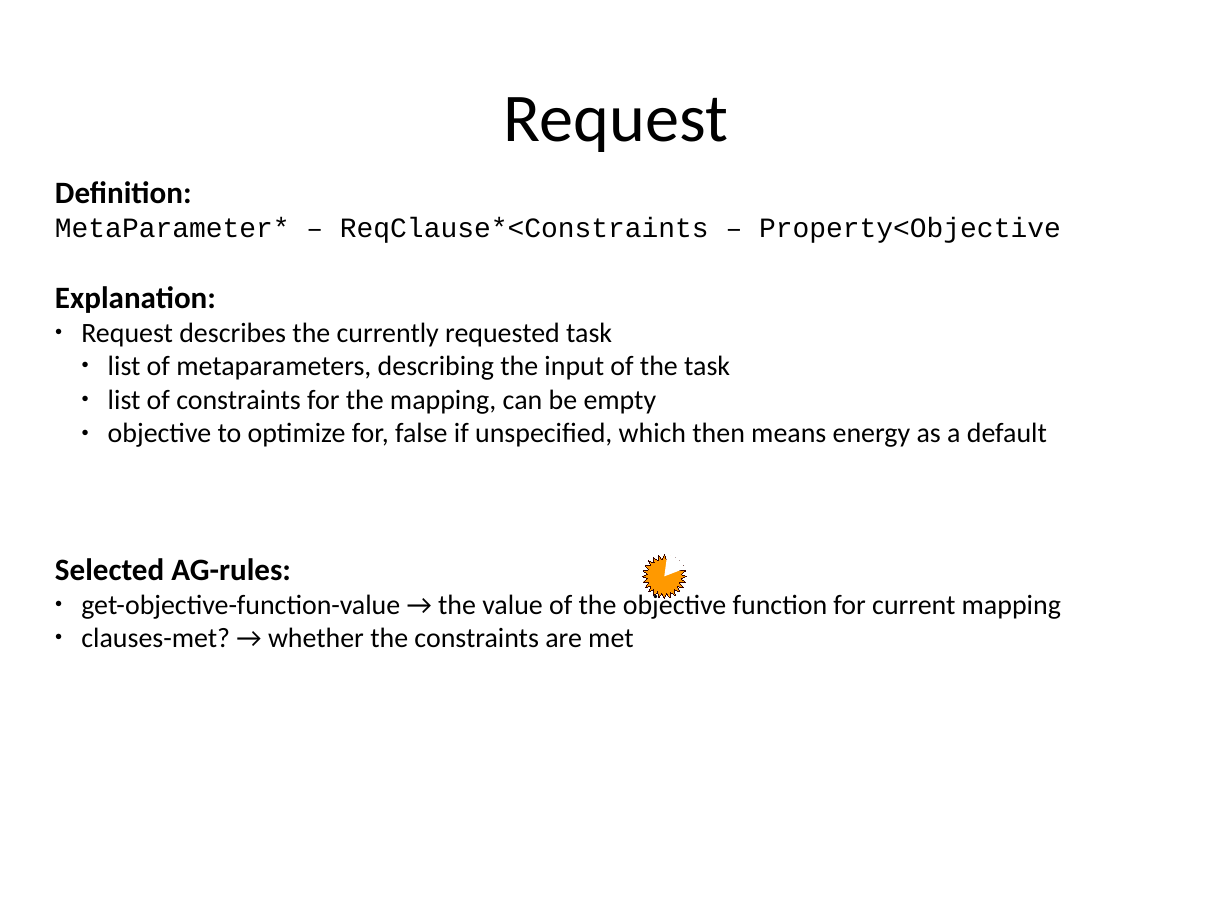
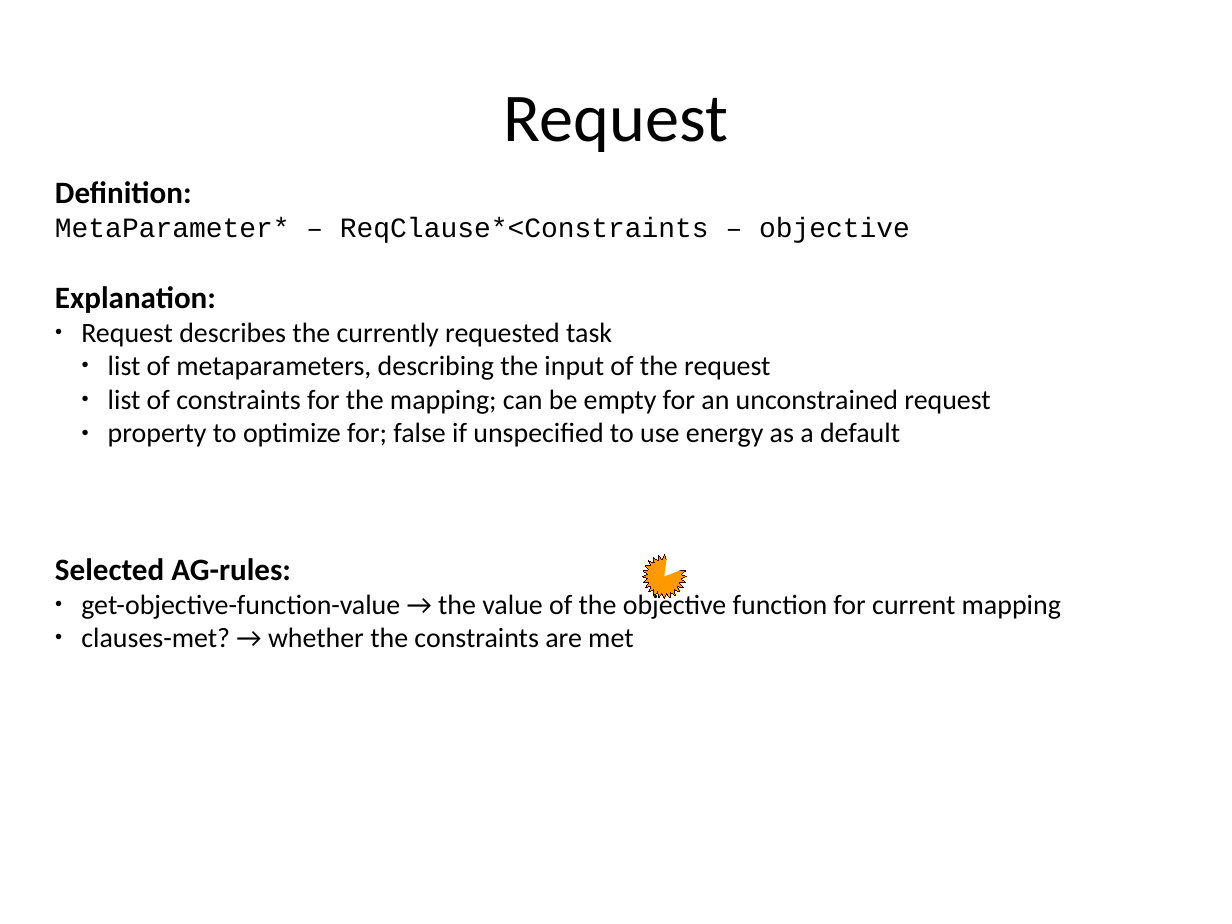
Before and after one commit to rene-schoene/racr-mquat, a slide deck: slide 25 of doc/the-model.odp. Drawn at 1232x924 pixels with LibreOffice and Linux fonts; fonts in the diff are those of the drawing. Boxes give left, top, right and bottom in pixels: in the first picture for what was removed or moved away, otherwise in the second. Text is boxed around its words. In the diff, an @@ line names an element or a change of style, - is before the commit and + after.

Commit message:
Properties in root and more cleanup.
- AST
        - properties in	root
- AG
        - shorten objective-value and and actual-value
        - clauses-met? now checks for request
- Example-AST
        - changed properties according to AST-changes

```diff
--- a/doc/the-model.odp
+++ b/doc/the-model.odp
@@ text at (55, 218, 910, 243): text changed @@
-MetaParameter* – ReqClause*<Constraints – Property<Objective
+MetaParameter* – ReqClause*<Constraints – objective
@@ text at (108, 355, 990, 447): text changed @@
-  ● list of metaparameters, describing the input of the task
-  ● list of constraints for the mapping, can be empty
-  ● objective to optimize for, false if unspecified, which then means energy as a default
+  ● list of metaparameters, describing the input of the request
+  ● list of constraints for the mapping; can be empty for an unconstrained request
+  ● property to optimize for; false if unspecified to use energy as a default
```
Also in this commit, not shown: 5 other slides changed, 1 other file.
